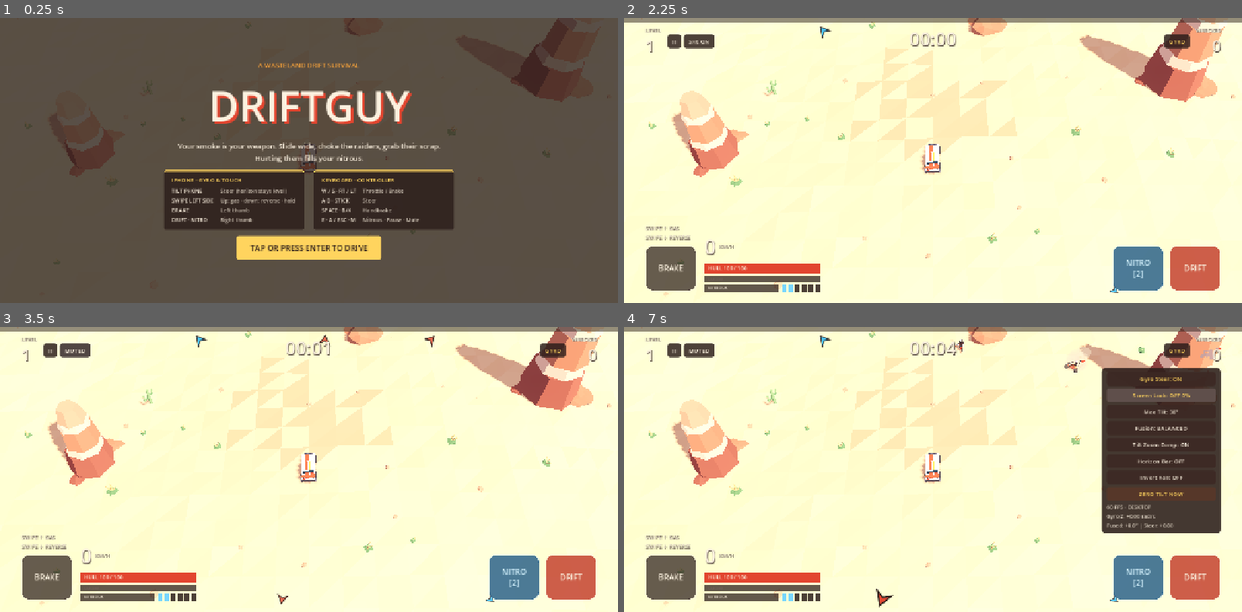
Above: before the commit, frames 1-4 (two rows, left to right).
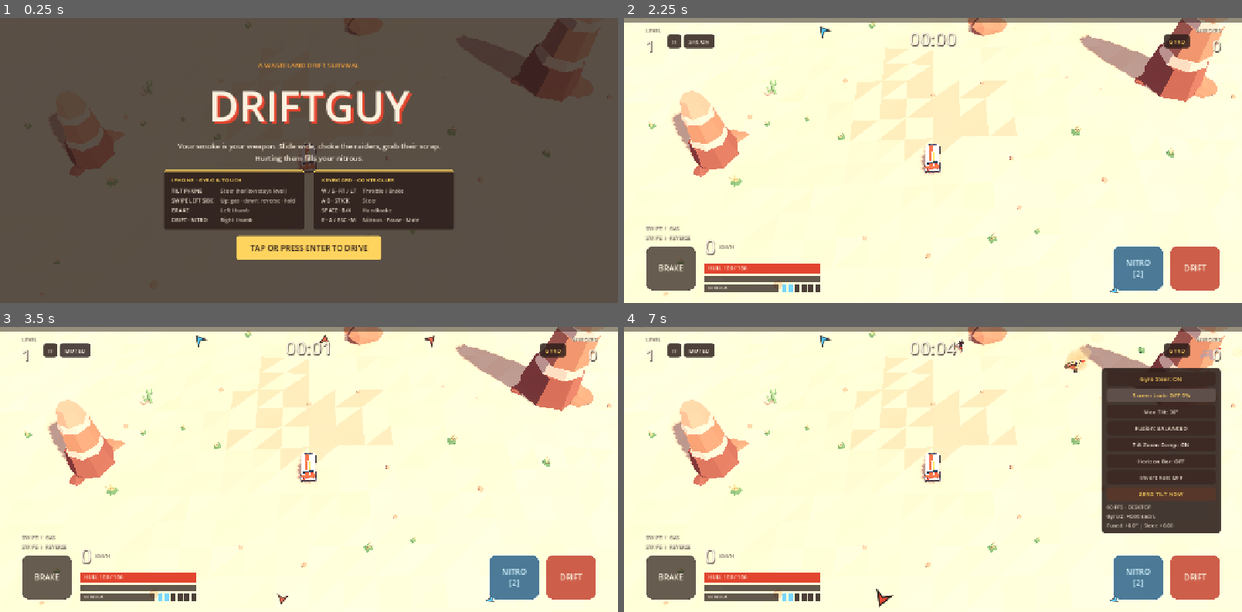
Above: after the commit, the same moments.

Repository: chikcne/driftguy
Game: Godot game, scene res://scenes/main.tscn
The game is run twice, just before and just after one commit, with the same random seed, the same clock (stepped at 60 frames per second) and the same inputs.
Inputs:
- Up to frame 1 (0.25 s): no input
- Up to frame 2 (2.25 s): click "TAP OR PRESS ENTER TO DRIVE" at 0.5 s; click "II" at 1.25 s; click "Restart Run" at 2 s
- Up to frame 3 (3.5 s): click "SFX ON" at 2.75 s
- Up to frame 4 (7 s): click "GYRO" at 3.5 s; click "Gyro Steer: ON" at 4.25 s; click "Gyro Steer: OFF" at 5 s; click "Screen Lock: LOCK 75%" at 5.75 s; click "Screen Lock: HALF 50%" at 6.5 s

The runs differ from the first frame. In frame 2, less than 0.1% of the frame differs, in the area x 10-89%, y 15-53%; in frame 3, less than 0.1%; in frame 4, 0.2%, in the area x 10-76%, y 7-53%.

Commit message:
Fix washed-out colours and warm up the desert
Palette colours were authored as sRGB but read as linear by the shared
vertex-colour material, the pickup materials and the smoke shaders, so
the whole 3D world rendered far paler than intended. Read them as sRGB.

With the palette showing true, ease the sand tones slightly so the
ground stays calmer than the vehicles and pickups on it, rebalance the
sun and ambient light for a little more contrast, and cut the bloom
haze.

Co-Authored-By: Claude Fable 5.2 <noreply@anthropic.com>

Diff:
--- a/godot-proto/scripts/combat.gd
+++ b/godot-proto/scripts/combat.gd
@@ -146,6 +146,7 @@
 	var beacon_mat := StandardMaterial3D.new()
 	beacon_mat.shading_mode = BaseMaterial3D.SHADING_MODE_UNSHADED
 	beacon_mat.vertex_color_use_as_albedo = true
+	beacon_mat.vertex_color_is_srgb = true
 	beacon_mat.albedo_color = Color.WHITE
 
 	_mine_batch = SimMath.InstanceBatch.new(self, Models.build_mine_model(), shared_material, MAX_MINES, false, true, "Mines")
@@ -157,6 +158,7 @@
 
 	var scrap_mat := StandardMaterial3D.new()
 	scrap_mat.vertex_color_use_as_albedo = true
+	scrap_mat.vertex_color_is_srgb = true
 	scrap_mat.roughness = 0.85
 	scrap_mat.specular_mode = BaseMaterial3D.SPECULAR_DISABLED
 	scrap_mat.emission_enabled = true
--- a/godot-proto/scripts/main.gd
+++ b/godot-proto/scripts/main.gd
@@ -159,6 +159,8 @@
 
 	var shared_mat := StandardMaterial3D.new()
 	shared_mat.vertex_color_use_as_albedo = true
+	# Palette colours are authored as sRGB; without this they render pale and washed out.
+	shared_mat.vertex_color_is_srgb = true
 	shared_mat.roughness = 0.96
 	shared_mat.metallic = 0.0
 	shared_mat.specular_mode = BaseMaterial3D.SPECULAR_DISABLED
@@ -1121,8 +1123,8 @@
 	env.background_mode = Environment.BG_COLOR
 	env.background_color = Palette.HAZE
 	env.ambient_light_source = Environment.AMBIENT_SOURCE_COLOR
-	env.ambient_light_color = Color(0.86, 0.8, 0.98)
-	env.ambient_light_energy = 0.72
+	env.ambient_light_color = Color(0.8, 0.78, 1.0)
+	env.ambient_light_energy = 0.62
 	env.fog_enabled = true
 	env.fog_mode = Environment.FOG_MODE_DEPTH
 	env.fog_light_color = Palette.HAZE
@@ -1132,7 +1134,7 @@
 	env.tonemap_mode = Environment.TONE_MAPPER_FILMIC
 	env.glow_enabled = true
 	env.glow_intensity = 0.35
-	env.glow_bloom = 0.15
+	env.glow_bloom = 0.06
 
 	var world_env := WorldEnvironment.new()
 	world_env.name = "WorldEnvironment"
@@ -1141,8 +1143,8 @@
 
 	_sun = DirectionalLight3D.new()
 	_sun.name = "Sun"
-	_sun.light_color = Color(1.0, 0.9, 0.74)
-	_sun.light_energy = 1.05
+	_sun.light_color = Color(1.0, 0.88, 0.7)
+	_sun.light_energy = 1.0
 	_sun.shadow_enabled = true
 	_sun.directional_shadow_mode = DirectionalLight3D.SHADOW_ORTHOGONAL
 	_sun.directional_shadow_max_distance = 190.0
--- a/godot-proto/scripts/palette.gd
+++ b/godot-proto/scripts/palette.gd
@@ -1,9 +1,9 @@
 class_name Palette
 extends RefCounted
 
-const SAND_LIGHT := Color("#f0bf85")
-const SAND_DARK := Color("#dc9763")
-const SAND_SHADOW := Color("#c97f55")
+const SAND_LIGHT := Color("#f2c893")
+const SAND_DARK := Color("#e3a873")
+const SAND_SHADOW := Color("#cf8c5f")
 const HAZE := Color("#f3c9a0")
 const ROCK_LIGHT := Color("#d08a62")
 const ROCK_MID := Color("#b5694b")
--- a/godot-proto/scripts/smoke.gd
+++ b/godot-proto/scripts/smoke.gd
@@ -153,7 +153,7 @@
 	sunward.y *= 0.75
 	sunward = sunward.normalized()
 	_dense_mat.set_shader_parameter("sun_dir", sunward)
-	_dense_mat.set_shader_parameter("fog_color", Vector3(fog_color.r, fog_color.g, fog_color.b))
+	_dense_mat.set_shader_parameter("fog_color", fog_color)
 	_dense_mat.set_shader_parameter("fog_range", Vector2(fog_start, fog_end))
 
 	_dense_mm = MultiMesh.new()
@@ -183,7 +183,7 @@
 	var dust_shader: Shader = load("res://shaders/smoke_dust.gdshader")
 	var dust_mat := ShaderMaterial.new()
 	dust_mat.shader = dust_shader
-	dust_mat.set_shader_parameter("fog_color", Vector3(fog_color.r, fog_color.g, fog_color.b))
+	dust_mat.set_shader_parameter("fog_color", fog_color)
 	dust_mat.set_shader_parameter("fog_range", Vector2(fog_start, fog_end))
 
 	_dust_mm = MultiMesh.new()
--- a/godot-proto/shaders/smoke_dust.gdshader
+++ b/godot-proto/shaders/smoke_dust.gdshader
@@ -1,16 +1,21 @@
 shader_type spatial;
 render_mode unshaded, depth_draw_never, cull_back, blend_mix;
 
-uniform vec3 fog_color = vec3(0.953, 0.788, 0.627);
+uniform vec3 fog_color : source_color = vec3(0.953, 0.788, 0.627);
 uniform vec2 fog_range = vec2(120.0, 320.0);
 
 varying vec3 v_world_pos;
 varying float v_alpha;
 varying vec3 v_tint;
 
+// Puff tints are authored as sRGB; the lighting below runs in linear space.
+vec3 srgb_to_linear(vec3 c) {
+	return mix(pow((c + vec3(0.055)) / 1.055, vec3(2.4)), c / 12.92, lessThan(c, vec3(0.04045)));
+}
+
 void vertex() {
 	v_world_pos = (MODEL_MATRIX * vec4(VERTEX, 1.0)).xyz;
-	v_tint = COLOR.rgb;
+	v_tint = srgb_to_linear(COLOR.rgb);
 	v_alpha = INSTANCE_CUSTOM.r;
 }
 
--- a/godot-proto/shaders/smoke_lump.gdshader
+++ b/godot-proto/shaders/smoke_lump.gdshader
@@ -5,13 +5,18 @@
 uniform vec3 drift = vec3(0.0, 0.0, 0.0);
 uniform vec3 shade_tint = vec3(0.74, 0.69, 0.75);
 uniform vec3 rim_color = vec3(1.0, 0.93, 0.84);
-uniform vec3 fog_color = vec3(0.953, 0.788, 0.627);
+uniform vec3 fog_color : source_color = vec3(0.953, 0.788, 0.627);
 uniform vec2 fog_range = vec2(120.0, 320.0);
 
 varying vec3 v_world_pos;
 varying vec3 v_world_norm;
 varying vec3 v_tint;
 varying float v_glow;
+
+// Puff tints are authored as sRGB; the lighting below runs in linear space.
+vec3 srgb_to_linear(vec3 c) {
+	return mix(pow((c + vec3(0.055)) / 1.055, vec3(2.4)), c / 12.92, lessThan(c, vec3(0.04045)));
+}
 
 // Smooth 3D lumpy displacement for cel-shaded clustered smoke clouds
 float lump_field(vec3 p) {
@@ -39,7 +44,7 @@
 	) / (2.0 * eps);
 	v_world_norm = normalize(wn - grad * 0.45);
 	v_world_pos = (MODEL_MATRIX * vec4(VERTEX, 1.0)).xyz;
-	v_tint = COLOR.rgb;
+	v_tint = srgb_to_linear(COLOR.rgb);
 	v_glow = INSTANCE_CUSTOM.r;
 }
 
